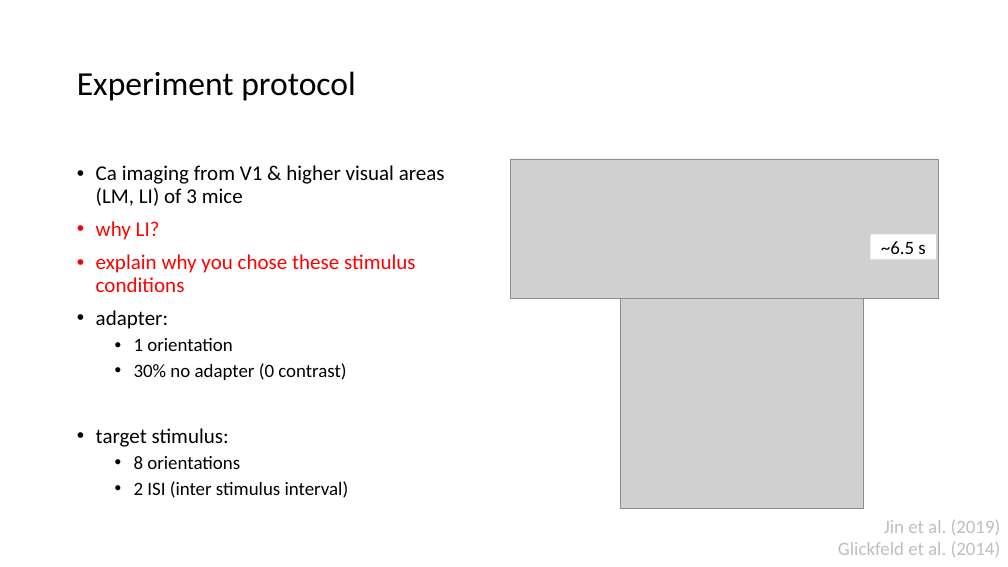
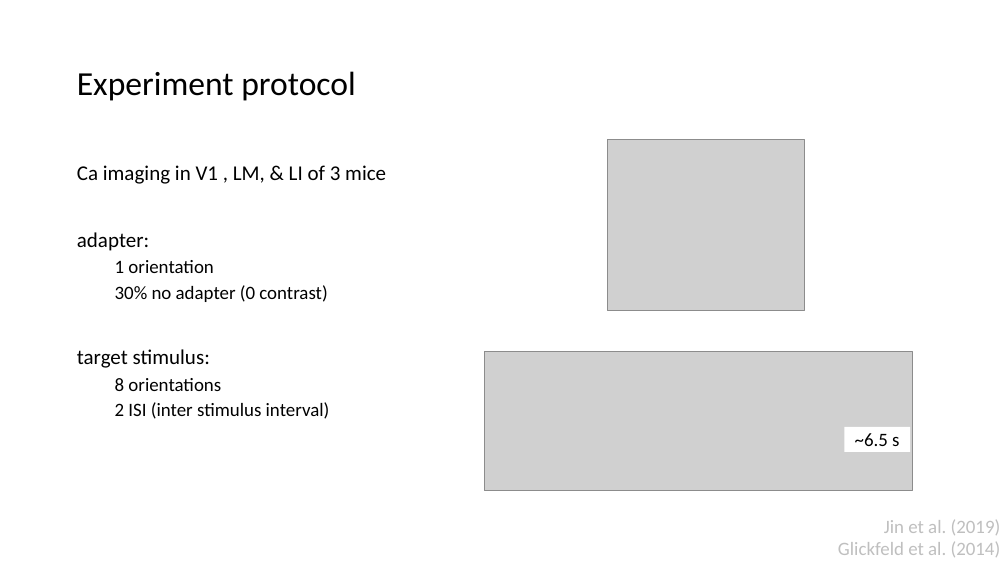
Before and after one commit to lanluo9/inter, a slide deck: slide 4 of code/Jin2020/200903_LL.pptx. Drawn at 1008x567 pixels with LibreOffice and Linux fonts; fonts in the diff are those of the drawing; grey boxes stand for pictures. Boxes give left, top, right and bottom in pixels: in the first picture for what was removed or moved away, otherwise in the second. Text is boxed around its words. In the diff, an @@ line names an element or a change of style, - is before the commit and + after.

```diff
--- a/code/Jin2020/200903_LL.pptx
+++ b/code/Jin2020/200903_LL.pptx
@@ picture: place and size @@
-picture at [621, 299, 864, 509]
+picture at [607, 140, 805, 311]
@@ text at [77, 165, 386, 184]: text changed @@
-• Ca imaging from V1 & higher visual areas (LM, LI) of 3 mice
-• why LI?
-• explain why you chose these stimulus conditions
+Ca imaging in V1 , LM, & LI of 3 mice
@@ text at [77, 232, 330, 419]: bullet • to none @@
@@ picture: place and size @@
-picture at [510, 159, 939, 298]
+picture at [484, 352, 913, 491]
@@ rectangle "~6.5 s": place and size @@
-rectangle "~6.5 s" at [870, 234, 936, 259]
+rectangle "~6.5 s" at [845, 427, 910, 452]
```
Also in this commit, not shown: 10 other slides changed, 3 slides added, 2 slides removed.
